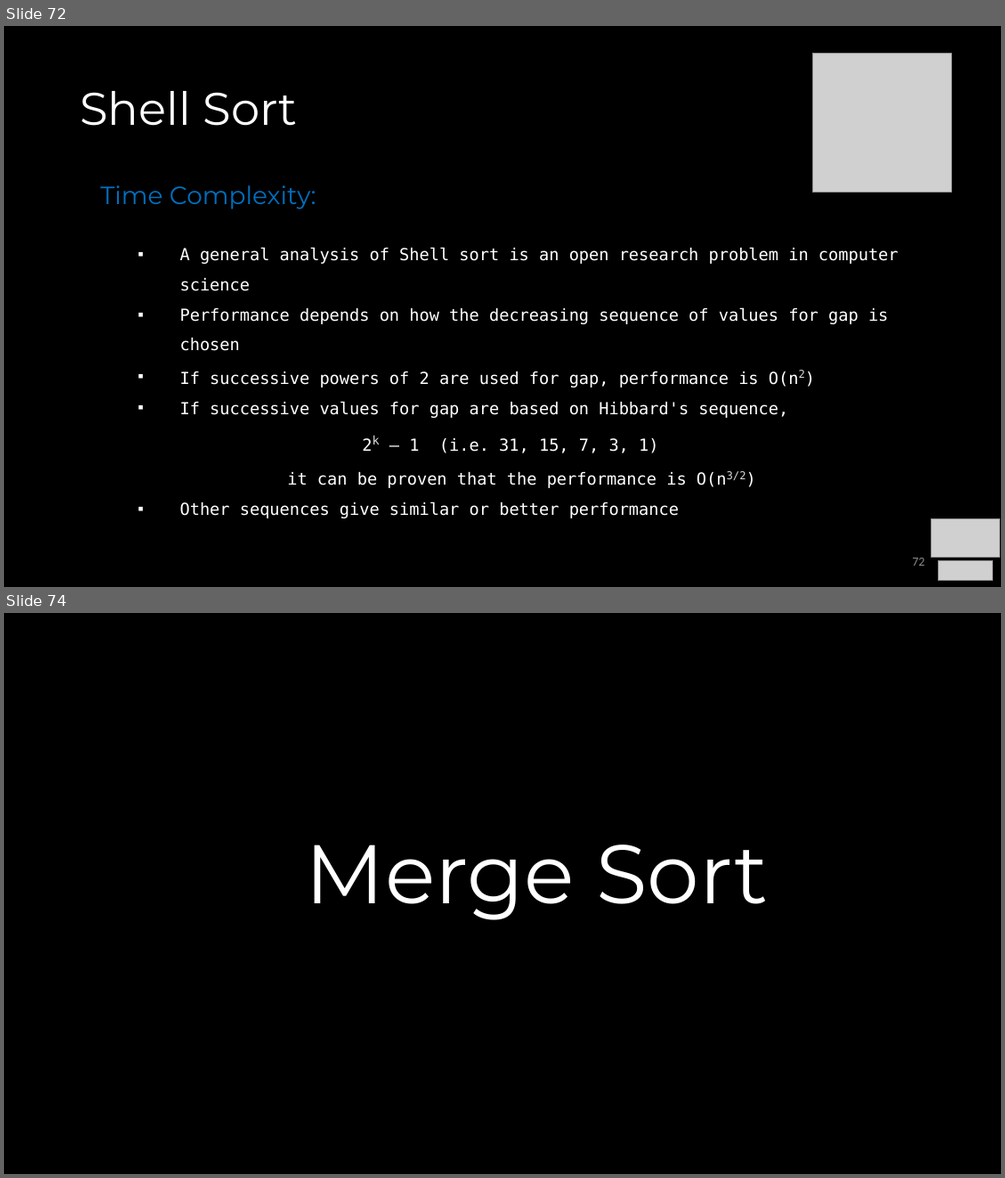
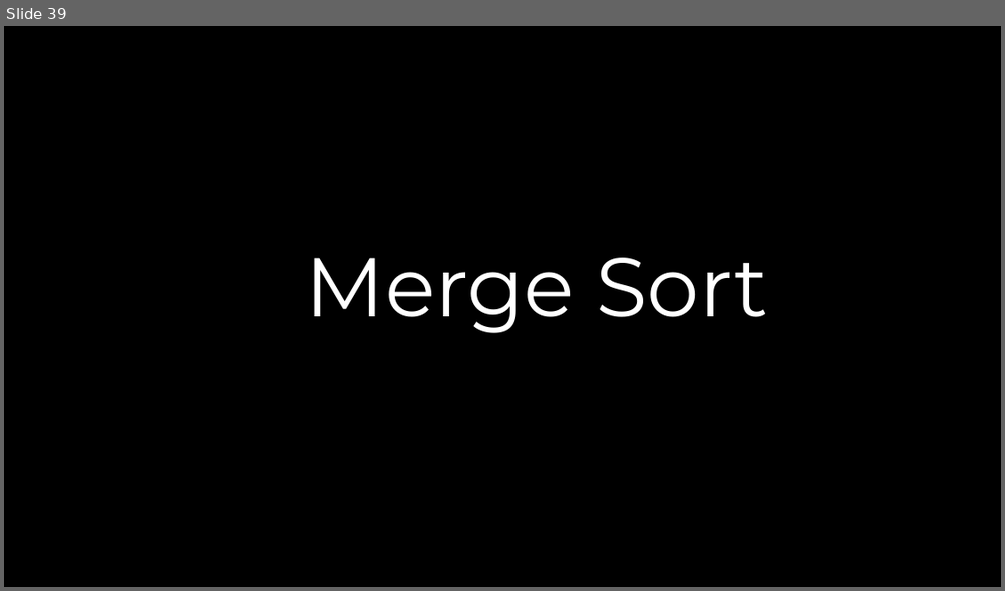
Before and after one commit to COP3530/Instructional-Content, a slide deck: Slides/Slides-PPT/6 - Sorting.pptx. Shown one above the other, each under a label of ours: slides 72 and 74 before the commit, slide 39 after it; the slides between them are not shown. The pictures are 1005x1178 and 1005x591 pixels, drawn with LibreOffice and Linux fonts; fonts in the diff are those of the drawing; grey boxes stand for pictures. Boxes give left, top, right and bottom in pixels: in the first picture for what was removed or moved away, otherwise in the second. Text is boxed around its words. In the diff, an @@ line names an element or a change of style, - is before the commit and + after.

```diff
--- a/Slides/Slides-PPT/6 - Sorting.pptx
+++ b/Slides/Slides-PPT/6 - Sorting.pptx
@@ slide 72 removed at <box>4,26,1001,587</box>, background #000000 @@
@@ picture removed at <box>812,53,952,192</box> @@
@@ title removed at <box>80,91,298,126</box> @@
-Shell Sort
@@ text removed at <box>100,185,898,518</box> @@
-Time Complexity:
-  ▪ A general analysis of Shell sort is an open research problem in computer science
-  ▪ Performance depends on how the decreasing sequence of values for gap is chosen
-  ▪ If successive powers of 2 are used for gap, performance is O(n2)
-  ▪ If successive values for gap are based on Hibbard's sequence,
-  2k – 1 (i.e. 31, 15, 7, 3, 1)
-  it can be proven that the performance is O(n3/2)
-  ▪ Other sequences give similar or better performance
@@ picture removed at <box>931,519,1000,557</box> @@
@@ page number removed at <box>912,557,924,565</box> @@
-72
@@ picture removed at <box>938,561,993,580</box> @@
@@ what was slide 74 is now slide 39 @@
```
Also in this commit, not shown: 2 slides changed, 34 other slides removed.
